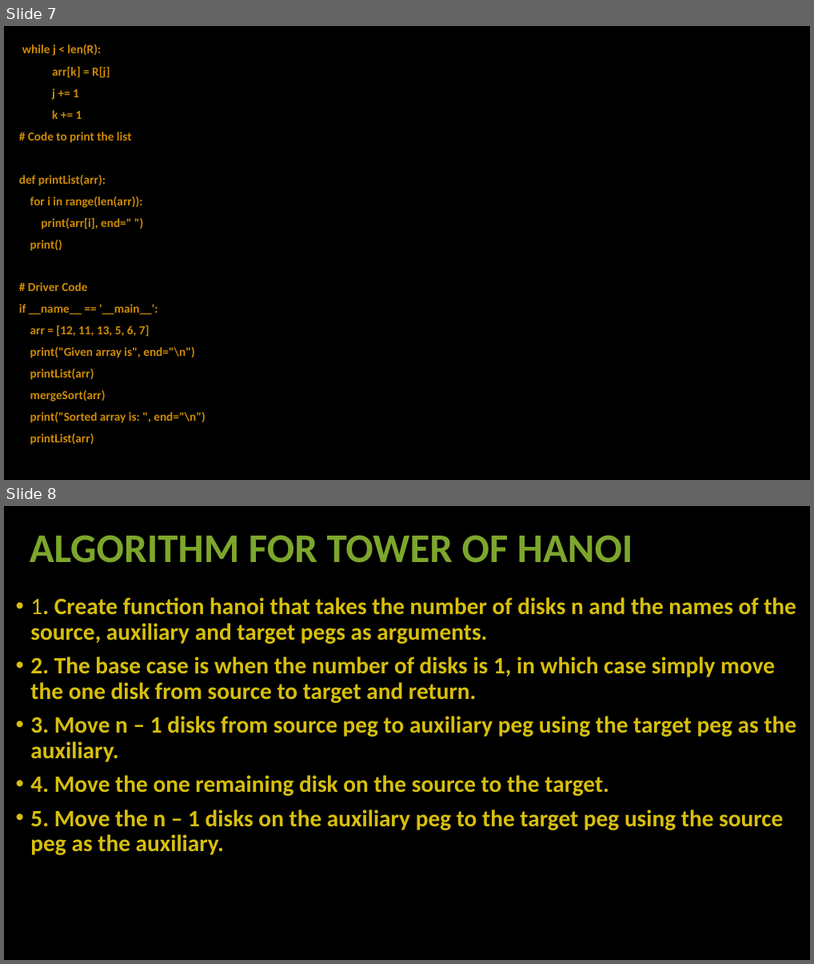
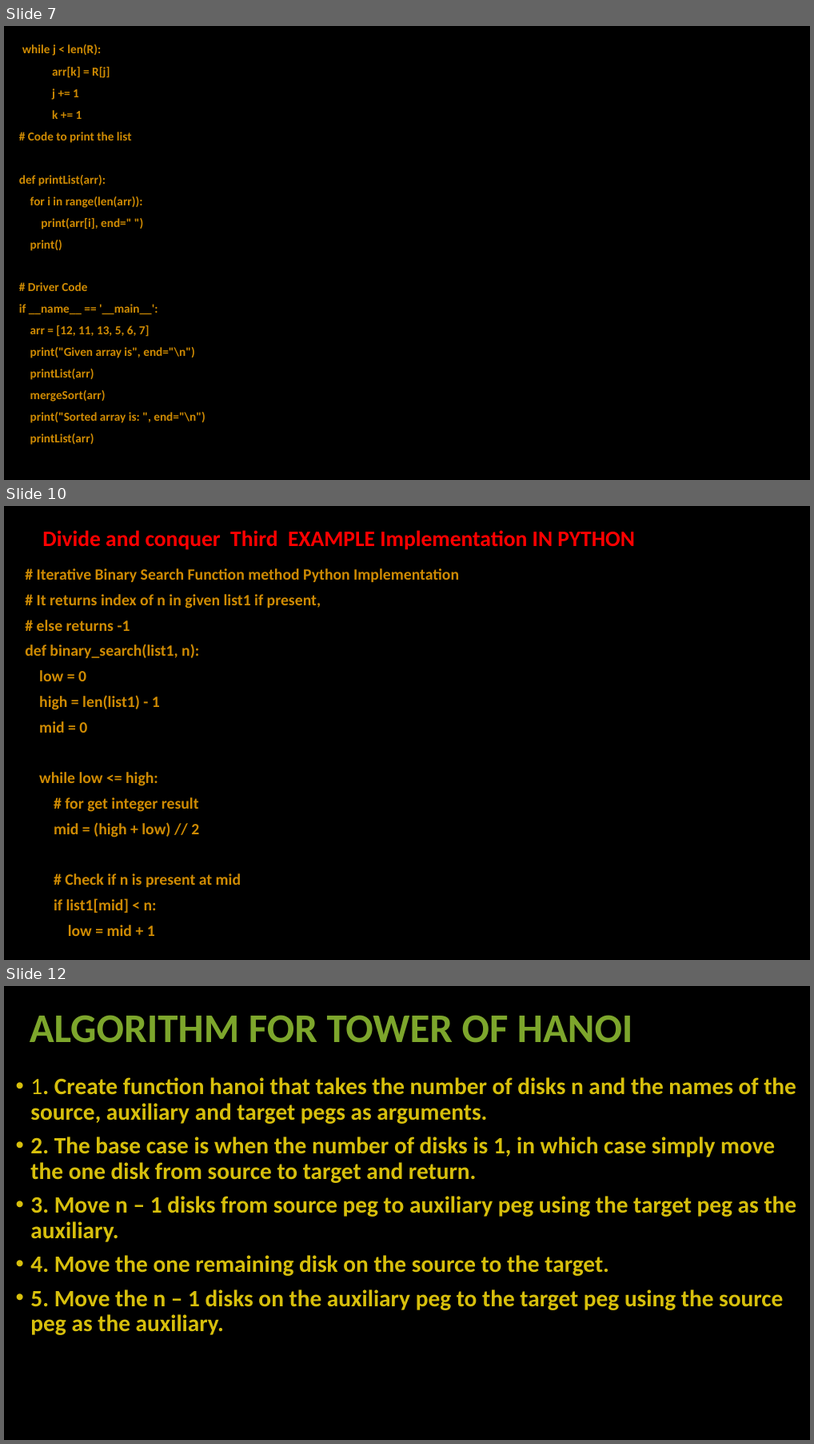
Before and after one commit to basit376/Analysis-Of-Algorthem-Assigment, a slide deck: ALI ABDUL BASIT.pptx. Shown one above the other, each under a label of ours: slides 7 and 8 before the commit, slides 7, 10 and 12 after it; the slides between them are not shown. The pictures are 814x964 and 814x1444 pixels, drawn with LibreOffice and Linux fonts; fonts in the diff are those of the drawing; background and template pictures are left out. Boxes give left, top, right and bottom in pixels: in the first picture for what was removed or moved away, otherwise in the second. Text is boxed around its words. In the diff, an @@ line names an element or a change of style, - is before the commit and + after.

```diff
--- a/ALI ABDUL BASIT.pptx
+++ b/ALI ABDUL BASIT.pptx
@@ slide 10 added at bbox=[4, 506, 810, 960], background picture (left out) @@
@@ title added at bbox=[42, 530, 635, 550], 28 pt, text #FF0000, bold @@
+Divide and conquer Third EXAMPLE Implementation IN PYTHON
@@ text added at bbox=[25, 568, 459, 936], 20 pt, text #CF8B03, bold @@
+# Iterative Binary Search Function method Python Implementation
+# It returns index of n in given list1 if present,
+# else returns -1
+def binary_search(list1, n):
+low = 0
+high = len(list1) - 1
+mid = 0
+while low <= high:
+# for get integer result
+mid = (high + low) // 2
+# Check if n is present at mid
+if list1[mid] < n:
+low = mid + 1
@@ what was slide 8 is now slide 12 @@
```
Also in this commit, not shown: 1 slide changed, 3 other slides added, 2 other files.
